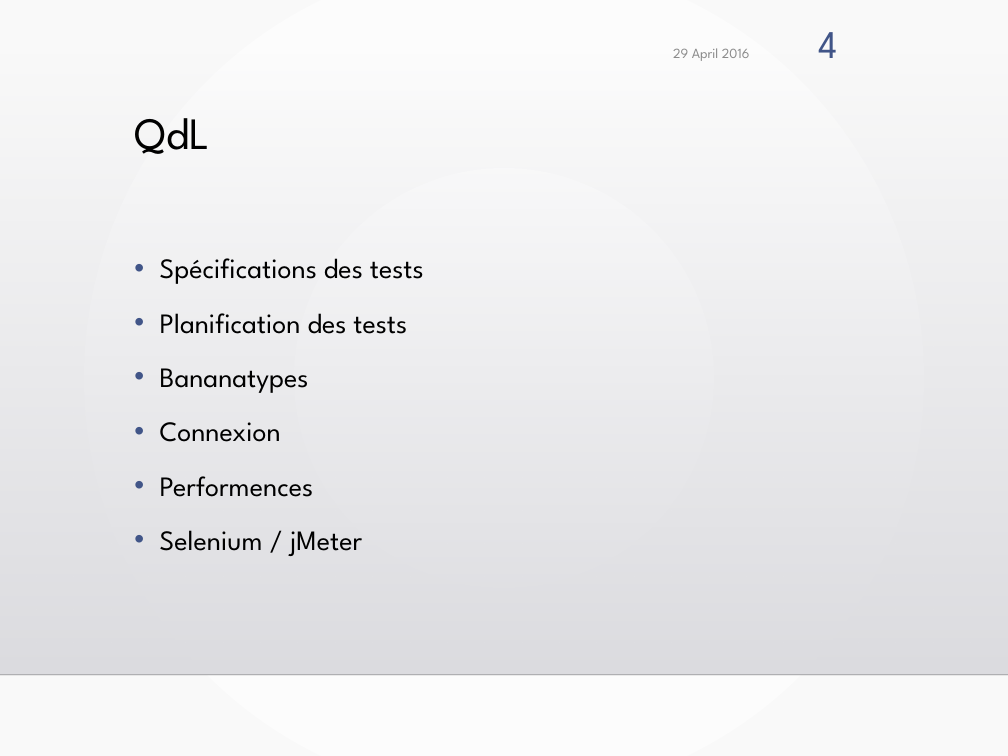
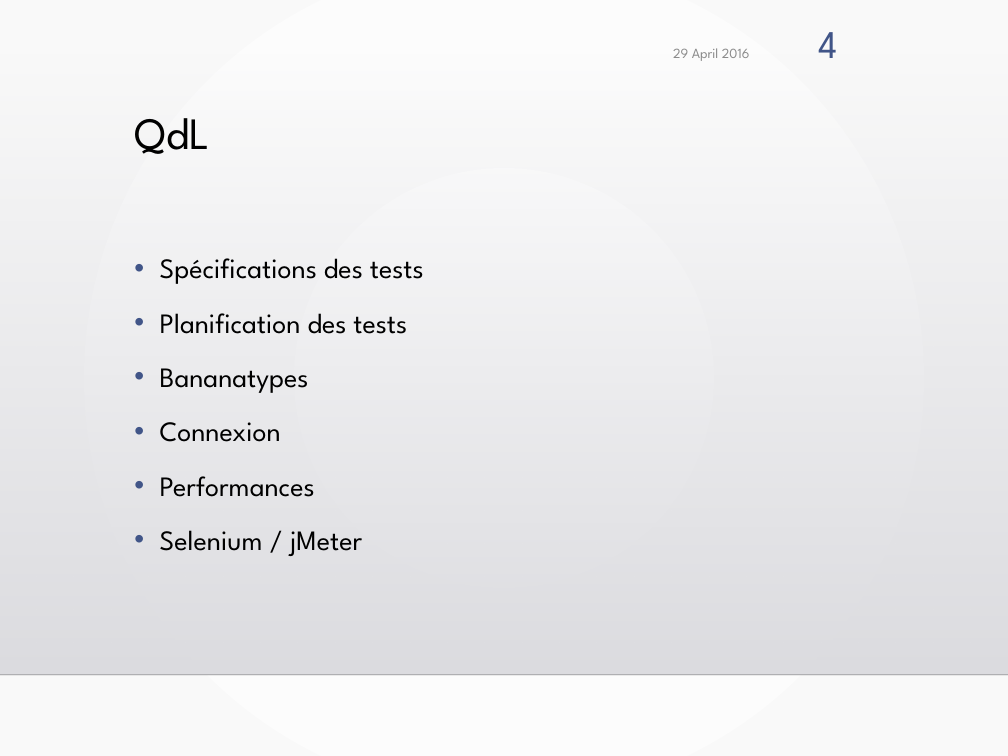
Before and after one commit to arkeine/JEE, a slide deck: slide 4 of presentation.pptx. Drawn at 1008x756 pixels with LibreOffice and Linux fonts; fonts in the diff are those of the drawing; background and template pictures are left out. Boxes give left, top, right and bottom in pixels: in the first picture for what was removed or moved away, otherwise in the second. Text is boxed around its words. In the diff, an @@ line names an element or a change of style, - is before the commit and + after.

```diff
--- a/presentation.pptx
+++ b/presentation.pptx
@@ text at [160, 476, 315, 497]: text changed @@
-• Performences
+• Performances
```
Also in this commit, not shown: 1 other slide changed.
